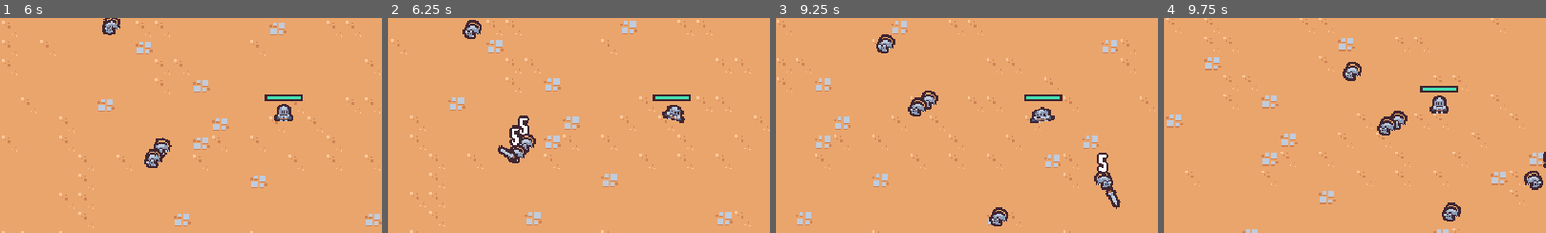
Above: before the commit, frames 1-4 (left to right).
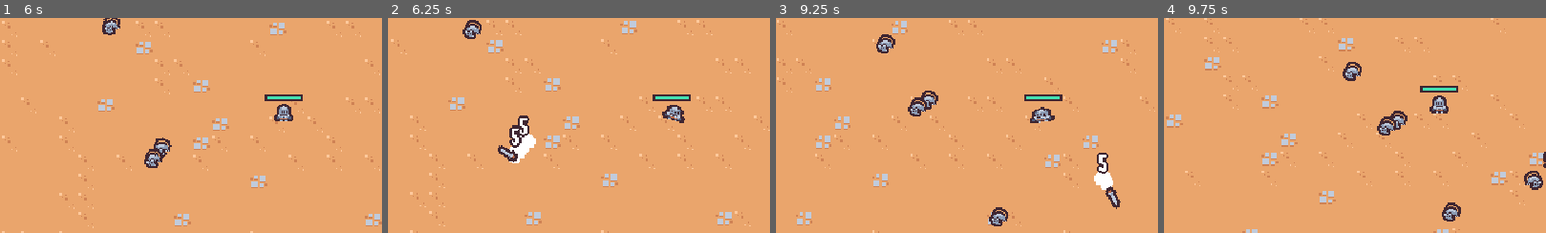
Above: after the commit, the same moments.

Repository: Ian-Ion/2d-survivors-course
Game: Godot game, scene res://scenes/main/main.tscn
The game is run twice, just before and just after one commit, with the same random seed, the same clock (stepped at 60 frames per second) and the same inputs.
Inputs (mouse positions are % of the whole screen's width and height, from its top left):
- Up to frame 1 (6 s): move the mouse to (72, 45) at 0.52 s; press the mouse at (72, 45) at 0.53 s; hold D (move_right) 0.53-1.28 s; move the mouse to (30, 55) at 1.27 s; release the mouse at (30, 55) at 1.28 s; hold S (move_down) 1.28-2.03 s; click (30, 55) at 1.35 s; move the mouse to (60, 28) at 2.02 s; press the mouse at (60, 28) at 2.03 s; hold D (move_right) 2.03-2.78 s; move the mouse to (45, 70) at 2.77 s; release the mouse at (45, 70) at 2.78 s; hold W (move_up) 2.78-3.53 s; click (45, 70) at 2.85 s; move the mouse to (80, 65) at 3.52 s; press the mouse at (80, 65) at 3.53 s; hold A (move_left) 3.53-5.03 s; move the mouse to (20, 35) at 4.27 s; release the mouse at (20, 35) at 4.28 s; click (20, 35) at 4.35 s; move the mouse to (55, 50) at 5.02 s; press the mouse at (55, 50) at 5.03 s; hold S (move_down) 5.03-5.78 s; move the mouse to (35, 25) at 5.77 s; release the mouse at (35, 25) at 5.78 s; hold D (move_right) from 5.78 s (still down); click (35, 25) at 5.85 s
- Up to frame 2 (6.25 s): keep holding D (move_right)
- Up to frame 3 (9.25 s): move the mouse to (72, 45) at 6.52 s; release D (move_right) at 6.53 s; press the mouse at (72, 45) at 6.53 s; hold W (move_up) 6.53-7.28 s; move the mouse to (30, 55) at 7.27 s; release the mouse at (30, 55) at 7.28 s; hold D (move_right) 7.28-8.03 s; click (30, 55) at 7.35 s; move the mouse to (60, 28) at 8.02 s; press the mouse at (60, 28) at 8.03 s; hold S (move_down) 8.03-8.78 s; move the mouse to (45, 70) at 8.77 s; release the mouse at (45, 70) at 8.78 s; hold A (move_left) from 8.78 s (still down); click (45, 70) at 8.85 s
- Up to frame 4 (9.75 s): move the mouse to (80, 65) at 9.52 s; release A (move_left) at 9.53 s; press the mouse at (80, 65) at 9.53 s; hold W (move_up) from 9.53 s (still down)
The pictures show only the part of the screen within x 14-64%, y 26-76%; the shares and areas given below are measured in that part.

Frame 1 is identical in both runs. In frame 2, 0.4% of the frame differs, in the area x 31-39%, y 53-68%; in frame 3, 0.3%; in frame 4, nothing differs.

Commit message:
Implement a HitFlashComponent when enemies take damage

Diff:
--- /dev/null
+++ b/scenes/component/hit_flash_component.gd
@@ -0,0 +1,23 @@
+extends Node
+
+@export var health_component: HealthComponent
+@export var sprite: Sprite2D
+@export var hit_flash_material: ShaderMaterial
+
+var hit_flash_tween: Tween
+
+
+func _ready():
+	health_component.health_changed.connect(on_health_changed)
+	sprite.material = hit_flash_material
+
+
+func on_health_changed():
+	if hit_flash_tween != null && hit_flash_tween.is_valid():
+		hit_flash_tween.kill()
+
+	(sprite.material as ShaderMaterial).set_shader_parameter("lerp_percent", 1.0)
+	hit_flash_tween = create_tween()
+	hit_flash_tween.tween_property(sprite.material, "shader_parameter/lerp_percent", 0.0, .25)\
+		.set_ease(Tween.EASE_IN)\
+		.set_trans(Tween.TRANS_CUBIC)
--- /dev/null
+++ b/scenes/component/hit_flash_component.gdshader
@@ -0,0 +1,19 @@
+shader_type canvas_item;
+
+uniform float lerp_percent : hint_range(0.0, 1.0);
+
+void vertex() {
+	// Called for every vertex the material is visible on.
+}
+
+void fragment() {
+	// Called for every pixel the material is visible on.
+	vec4 texture_color = texture(TEXTURE, UV);
+	vec4 final_color = mix(texture_color, vec4(1.0, 1.0, 1.0, texture_color.a), lerp_percent);
+	COLOR = final_color;
+}
+
+//void light() {
+	// Called for every pixel for every light affecting the CanvasItem.
+	// Uncomment to replace the default light processing function with this one.
+//}
--- /dev/null
+++ b/scenes/component/hit_flash_component.tscn
@@ -0,0 +1,8 @@
+[gd_scene load_steps=3 format=3 uid="uid://bvmu7gsu81xng"]
+
+[ext_resource type="Script" path="res://scenes/component/hit_flash_component.gd" id="1_q0ca7"]
+[ext_resource type="Material" uid="uid://j7v3i6jntta0" path="res://scenes/component/hit_flash_component_material.tres" id="2_3yp53"]
+
+[node name="HitFlashComponent" type="Node"]
+script = ExtResource("1_q0ca7")
+hit_flash_material = ExtResource("2_3yp53")
--- /dev/null
+++ b/scenes/component/hit_flash_component_material.tres
@@ -0,0 +1,8 @@
+[gd_resource type="ShaderMaterial" load_steps=2 format=3 uid="uid://j7v3i6jntta0"]
+
+[ext_resource type="Shader" path="res://scenes/component/hit_flash_component.gdshader" id="1_6t2bt"]
+
+[resource]
+resource_local_to_scene = true
+shader = ExtResource("1_6t2bt")
+shader_parameter/lerp_percent = 0.0
--- a/scenes/game_object/basic_enemy/basic_enemy.tscn
+++ b/scenes/game_object/basic_enemy/basic_enemy.tscn
@@ -7,6 +7,8 @@
 [ext_resource type="PackedScene" uid="uid://c14yd1c2fq3k" path="res://scenes/component/velocity_component.tscn" id="4_mmjov"]
 [ext_resource type="PackedScene" uid="uid://chffs2g5jnpt4" path="res://scenes/component/death_component.tscn" id="4_n85vw"]
 [ext_resource type="PackedScene" uid="uid://bnlibmjvuocbg" path="res://scenes/component/hurtbox_component.tscn" id="4_vkfrv"]
+[ext_resource type="Shader" path="res://scenes/component/hit_flash_component.gdshader" id="6_uu5rp"]
+[ext_resource type="PackedScene" uid="uid://bvmu7gsu81xng" path="res://scenes/component/hit_flash_component.tscn" id="7_inkjk"]
 
 [sub_resource type="Animation" id="Animation_u8njv"]
 length = 0.001
@@ -71,6 +73,11 @@
 "walk": SubResource("Animation_i0fay")
 }
 
+[sub_resource type="ShaderMaterial" id="ShaderMaterial_glx8b"]
+resource_local_to_scene = true
+shader = ExtResource("6_uu5rp")
+shader_parameter/lerp_percent = 0.0
+
 [sub_resource type="CircleShape2D" id="CircleShape2D_tq4lk"]
 radius = 12.0
 
@@ -97,11 +104,17 @@
 
 [node name="VelocityComponent" parent="." instance=ExtResource("4_mmjov")]
 
+[node name="HitFlashComponent" parent="." node_paths=PackedStringArray("health_component", "sprite") instance=ExtResource("7_inkjk")]
+health_component = NodePath("../HealthComponent")
+sprite = NodePath("../Visuals/Sprite2D")
+hit_flash_material = SubResource("ShaderMaterial_glx8b")
+
 [node name="DeathComponent" parent="." node_paths=PackedStringArray("health_component", "sprite") instance=ExtResource("4_n85vw")]
 health_component = NodePath("../HealthComponent")
 sprite = NodePath("../Visuals/Sprite2D")
 
 [node name="HurtboxComponent" parent="." node_paths=PackedStringArray("health_component") instance=ExtResource("4_vkfrv")]
+visible = false
 health_component = NodePath("../HealthComponent")
 
 [node name="CollisionShape2D" type="CollisionShape2D" parent="HurtboxComponent"]
@@ -115,5 +128,6 @@
 offset = Vector2(0, -4)
 
 [node name="CollisionShape2D" type="CollisionShape2D" parent="."]
+visible = false
 position = Vector2(0, -5)
 shape = SubResource("CircleShape2D_42543")
--- a/scenes/game_object/wizard_enemy/wizard_enemy.tscn
+++ b/scenes/game_object/wizard_enemy/wizard_enemy.tscn
@@ -7,6 +7,8 @@
 [ext_resource type="PackedScene" uid="uid://bnlibmjvuocbg" path="res://scenes/component/hurtbox_component.tscn" id="3_7lfwf"]
 [ext_resource type="Texture2D" uid="uid://cdw3q0r766wjw" path="res://scenes/game_object/wizard_enemy/wizard_enemy.png" id="4_xxjtx"]
 [ext_resource type="PackedScene" uid="uid://vgg80ew52dlk" path="res://scenes/component/vial_drop_component.tscn" id="4_yrhme"]
+[ext_resource type="PackedScene" uid="uid://bvmu7gsu81xng" path="res://scenes/component/hit_flash_component.tscn" id="5_ytkgy"]
+[ext_resource type="Shader" path="res://scenes/component/hit_flash_component.gdshader" id="6_x1oft"]
 
 [sub_resource type="Animation" id="Animation_4eeed"]
 length = 0.001
@@ -112,6 +114,11 @@
 "walk": SubResource("Animation_x7nyl")
 }
 
+[sub_resource type="ShaderMaterial" id="ShaderMaterial_07y6e"]
+resource_local_to_scene = true
+shader = ExtResource("6_x1oft")
+shader_parameter/lerp_percent = 0.0
+
 [sub_resource type="CircleShape2D" id="CircleShape2D_ic6hp"]
 radius = 8.0
 
@@ -139,6 +146,11 @@
 [node name="VialDropComponent" parent="." node_paths=PackedStringArray("health_component") instance=ExtResource("4_yrhme")]
 health_component = NodePath("../HealthComponent")
 
+[node name="HitFlashComponent" parent="." node_paths=PackedStringArray("health_component", "sprite") instance=ExtResource("5_ytkgy")]
+health_component = NodePath("../HealthComponent")
+sprite = NodePath("../Visuals/Sprite2D")
+hit_flash_material = SubResource("ShaderMaterial_07y6e")
+
 [node name="DeathComponent" parent="." node_paths=PackedStringArray("health_component", "sprite") instance=ExtResource("2_vqkmq")]
 health_component = NodePath("../HealthComponent")
 sprite = NodePath("../Visuals/Sprite2D")
Not shown: 1 places in scenes/game_object/basic_enemy/basic_enemy.tscn that only renumber resources
Not shown: 1 places in scenes/game_object/wizard_enemy/wizard_enemy.tscn that only renumber resources
